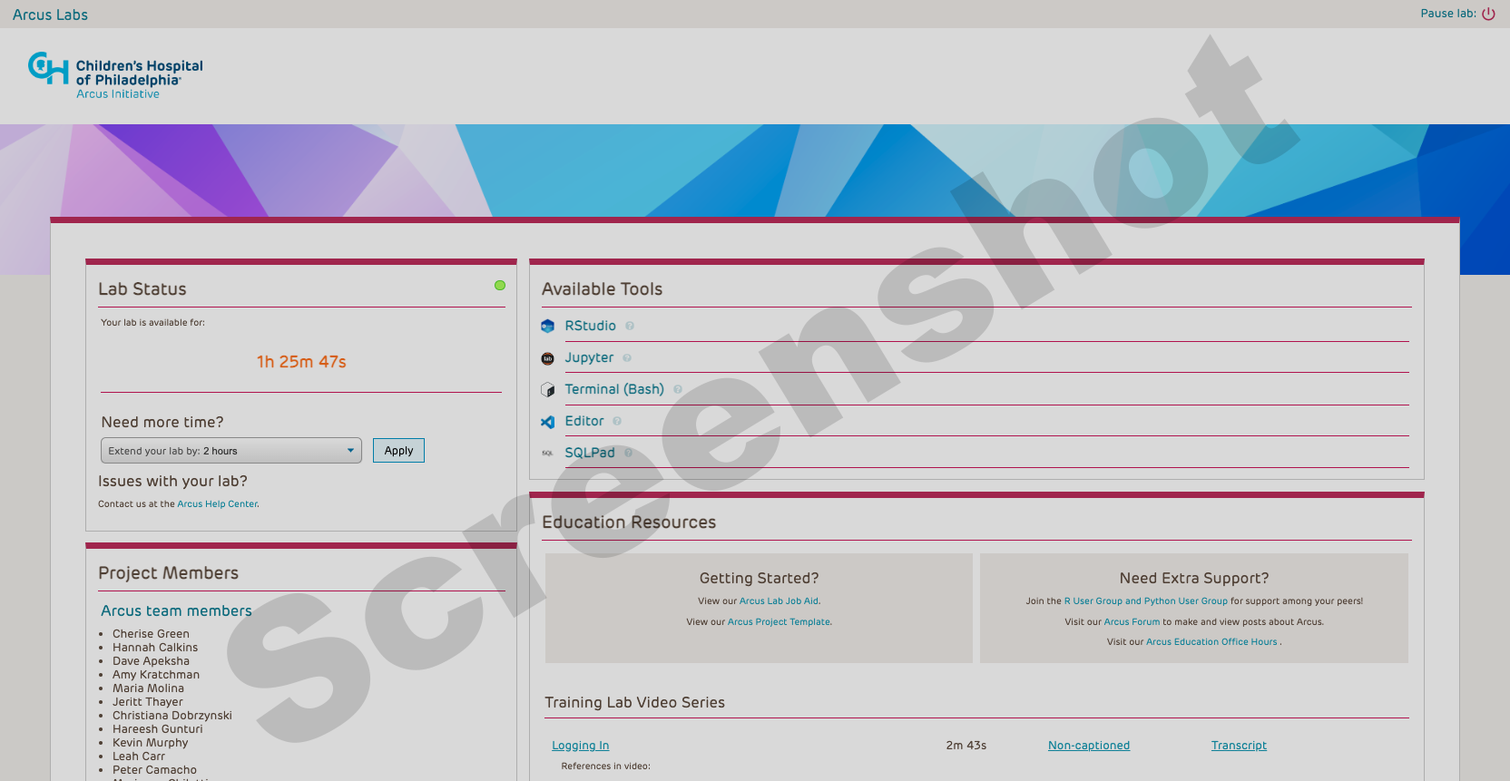
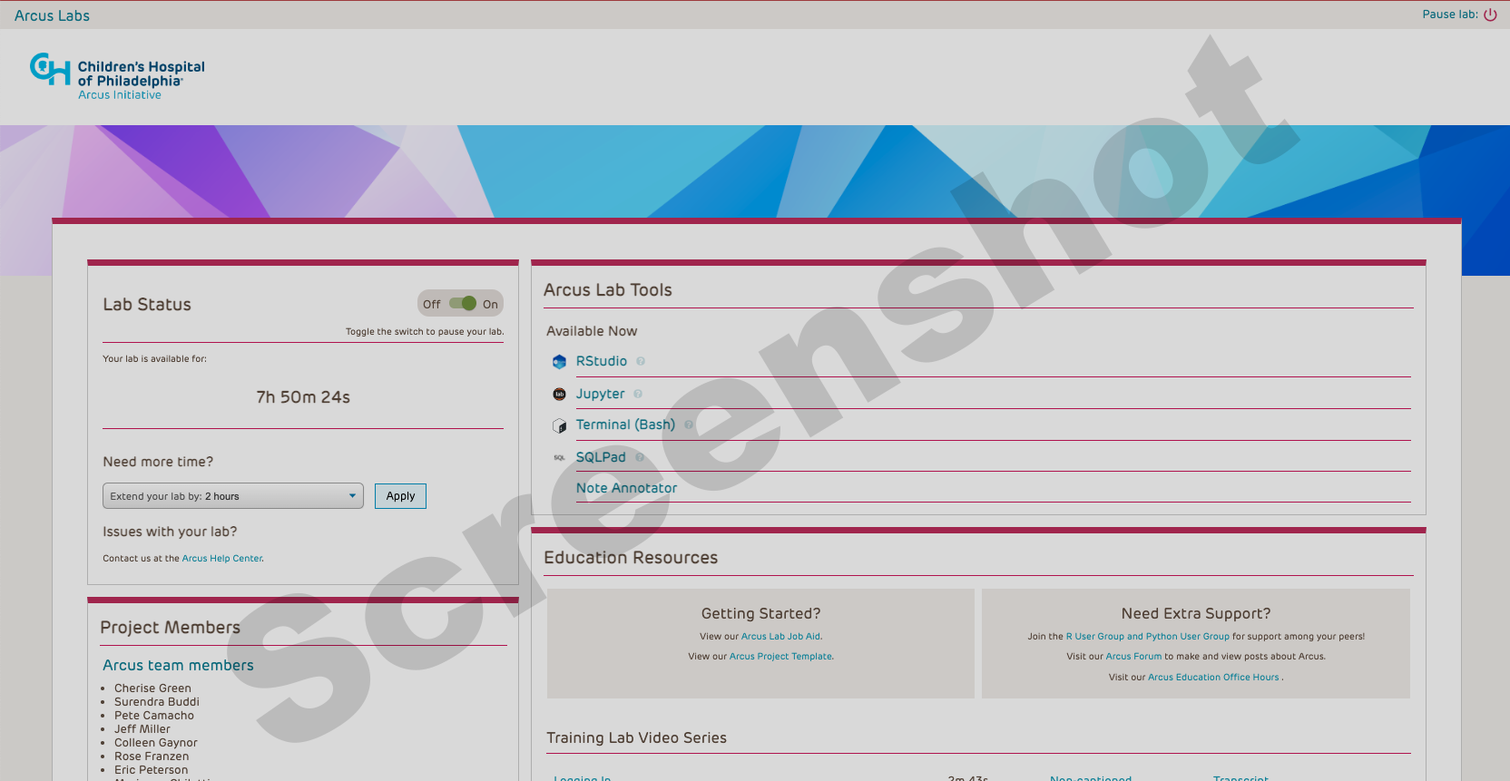
The second 1510x781 image is a revision of the first. Changes to its layers:
renamed "Layer 1" to "Layer 3", painted on it over <box>0,0,1510,781</box>
